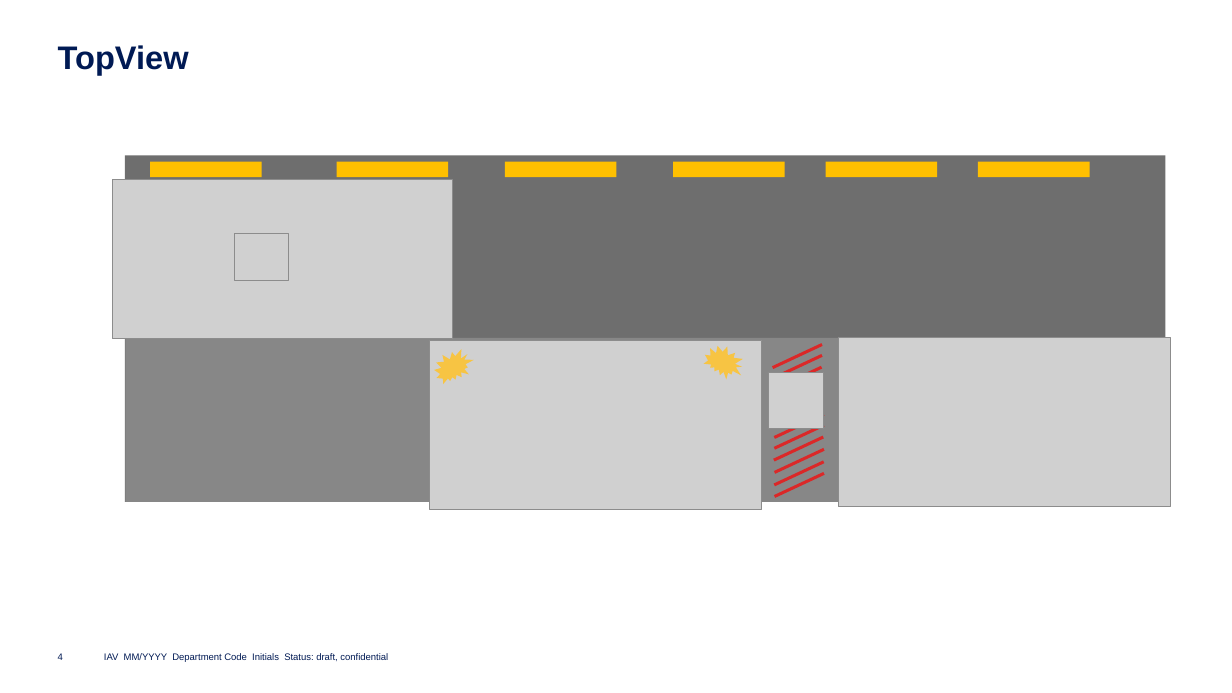
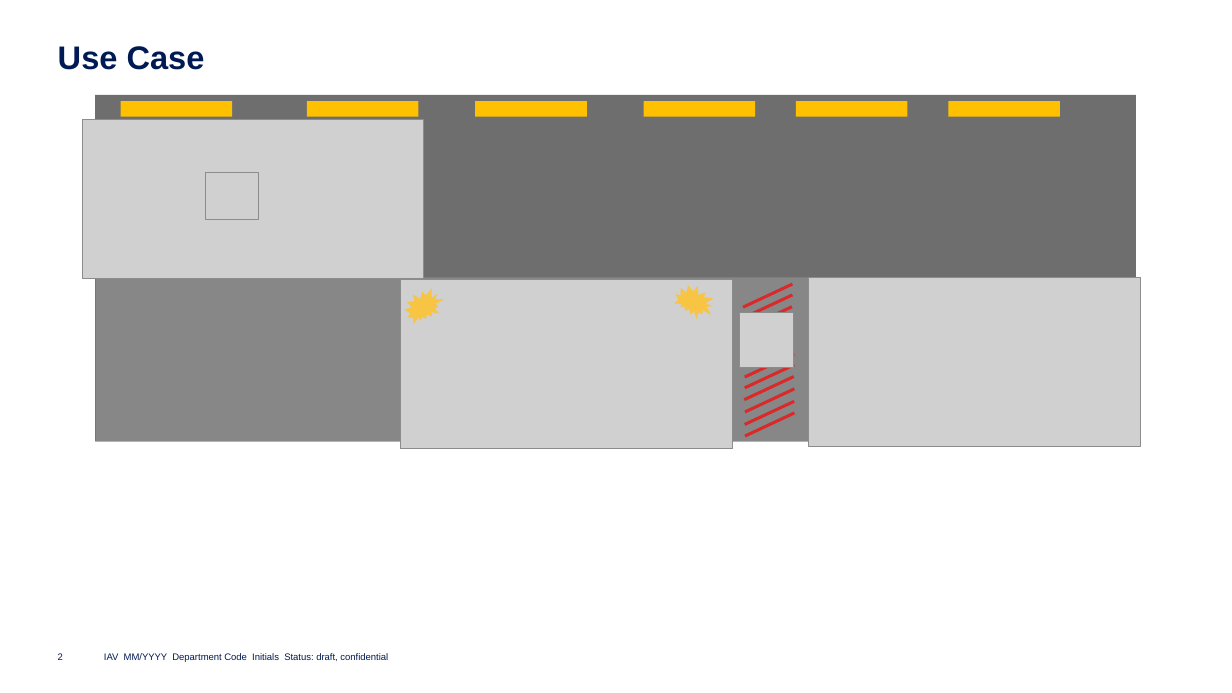
Before and after one commit to Eclipse-SDV-Hackathon-Accenture/HackTheCar_CaffeeDriver, a slide deck: slide 2 of assets/GuardianAngle.pptx (slide 4 before the commit). Drawn at 1232x693 pixels with LibreOffice and Linux fonts; fonts in the diff are those of the drawing; grey boxes stand for pictures; background and template pictures are left out. Boxes give left, top, right and bottom in pixels: in the first picture for what was removed or moved away, otherwise in the second. Text is boxed around its words. In the diff, an @@ line names an element or a change of style, - is before the commit and + after.

```diff
--- a/assets/GuardianAngle.pptx
+++ b/assets/GuardianAngle.pptx
@@ title at <box>58,46,205,70</box>: text changed @@
-TopView
+Use Case
@@ 11 lines, 8 rectangles, 5 pictures, 2 irregular seals: place and size @@
-11 lines, 8 rectangles, 5 pictures, 2 irregular seals at <box>112,155,1170,509</box>
+11 lines, 8 rectangles, 5 pictures, 2 irregular seals at <box>83,95,1141,449</box>
@@ line removed from (772, 415) to (822, 392) @@
@@ page number at <box>58,653,63,660</box>: text changed @@
-4
+2
```
Also in this commit, not shown: 1 other slide changed, 1 slide added, 1 other file.
